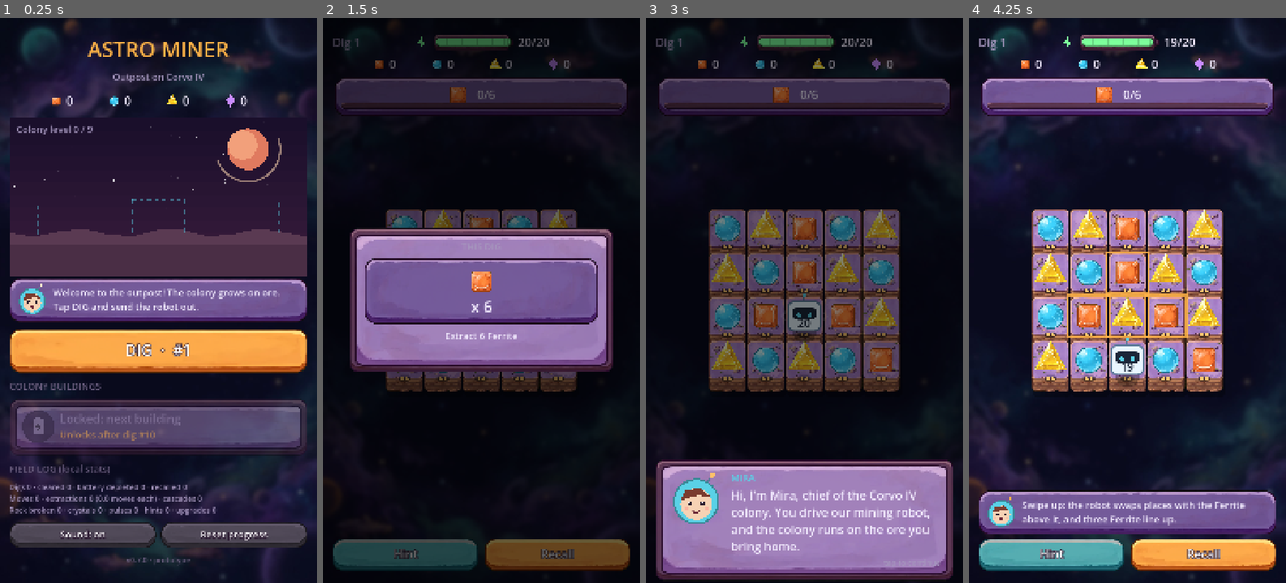
Above: before the commit, frames 1-4 (left to right).
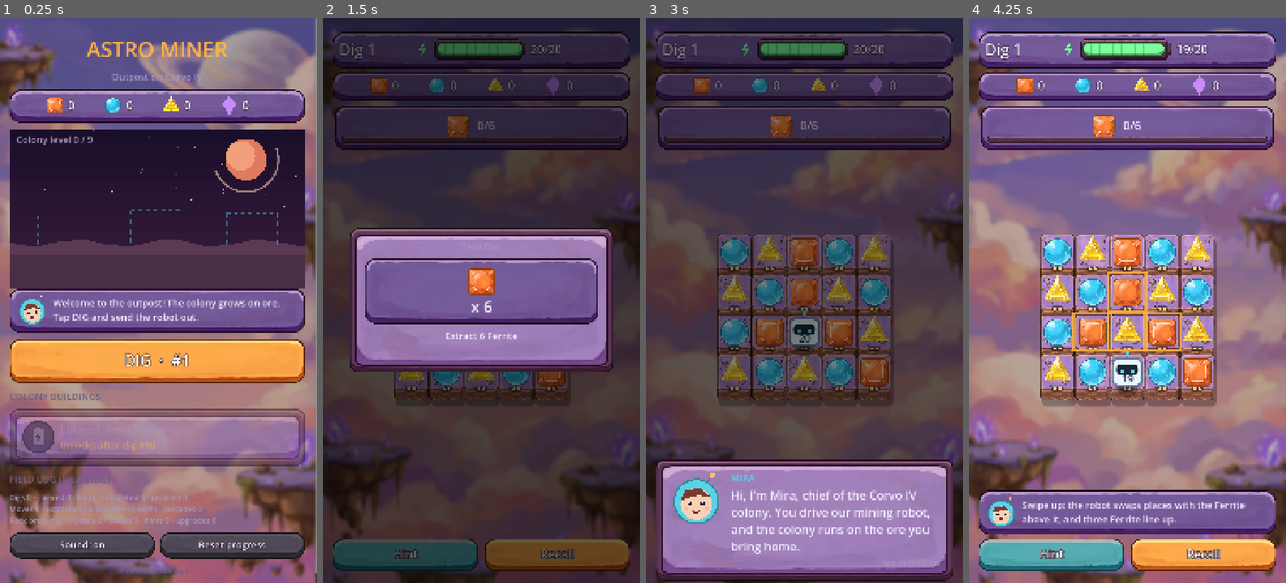
Above: after the commit, the same moments.

Repository: urunsiyabend/astro-miner
Game: Godot game, scene res://scenes/Main.tscn
The game is run twice, just before and just after one commit, with the same random seed, the same clock (stepped at 60 frames per second) and the same inputs.
Inputs (mouse positions are in pixels of both pictures, inside the frame that each line leads up to):
- Up to frame 1 (0.25 s): no input
- Up to frame 2 (1.5 s): click "DIG · #1" at 0.5 s; click "Hint" at 1.25 s
- Up to frame 3 (3 s): click "Recall" at 2 s; tap Enter at 2.75 s; drag from (804, 306) to (836, 176) at 2.77 s
- Up to frame 4 (4.25 s): tap Enter at 3.5 s; drag from (1064, 328) to (1111, 413) at 3.52 s

The runs differ from the first frame. In frame 1, 70% of the frame differs, in the area x 0-100%, y 0-100%; in frame 2, 64%; in frame 3, 71%; in frame 4, 83%.

Commit message:
HUD plates, equal ore sizes, consistent rocks, painted sky background
- Dig number + battery and the haul sit on painted plates; taller battery,
  bigger outlined counters, roomier goal card.
- Ores fit one outer box so every kind reads the same size.
- Rocks regenerated from the boulder row as the blockout: one camera
  angle and shape for boulder, sandstone and basalt in 3 break states.
- New pastel alien-sky background with floating islands, lightly dimmed.

Co-Authored-By: Claude Opus 5.5 <noreply@anthropic.com>
Claude-Session: https://claude.ai/code/session_012tNQeieoW2rM39cXm4MPAj

Diff:
--- a/scripts/ui/ColonyScreen.gd
+++ b/scripts/ui/ColonyScreen.gd
@@ -57,14 +57,16 @@
 	col.add_child(Ui.label("ASTRO MINER", Pal.FS_HUGE, Pal.WARN, HORIZONTAL_ALIGNMENT_CENTER))
 	col.add_child(Ui.label("Outpost on Corvo IV", Pal.FS_SMALL, Pal.DIM, HORIZONTAL_ALIGNMENT_CENTER))
 
+	var bank_plate := Ui.panel(Pal.PANEL, 28, "plate")
+	col.add_child(bank_plate)
 	var chips := HBoxContainer.new()
 	chips.alignment = BoxContainer.ALIGNMENT_CENTER
 	chips.add_theme_constant_override("separation", 18)
+	bank_plate.add_child(chips)
 	for r in 4:
 		var c := Widgets.Chip.new(r)
 		_chips.append(c)
 		chips.add_child(c)
-	col.add_child(chips)
 
 	_view = ColonyView.new()
 	col.add_child(_view)
--- a/scripts/ui/DigScreen.gd
+++ b/scripts/ui/DigScreen.gd
@@ -71,26 +71,34 @@
 	col.add_theme_constant_override("separation", 12)
 	margin.add_child(col)
 
+	# top HUD: dig number and battery on one plate, the haul on a second one
+	var top_plate := Ui.panel(Pal.PANEL, 28, "plate")
+	col.add_child(top_plate)
 	var top := HBoxContainer.new()
 	top.add_theme_constant_override("separation", 16)
-	_title = Ui.label("", Pal.FS, Pal.DIM)
-	_title.custom_minimum_size.x = 250
+	top_plate.add_child(top)
+	_title = Ui.label("", Pal.FS_BIG, Pal.TEXT)
+	_title.custom_minimum_size.x = 230
 	_title.autowrap_mode = TextServer.AUTOWRAP_OFF
+	_title.vertical_alignment = VERTICAL_ALIGNMENT_CENTER
+	Ui.outline(_title)
 	top.add_child(_title)
 	_energy = Widgets.EnergyBar.new()
+	_energy.custom_minimum_size.y = 88
 	_energy.size_flags_horizontal = Control.SIZE_EXPAND_FILL
 	top.add_child(_energy)
-	col.add_child(top)
-
+
+	var haul_plate := Ui.panel(Pal.PANEL, 28, "plate")
+	col.add_child(haul_plate)
 	var chips := HBoxContainer.new()
 	chips.alignment = BoxContainer.ALIGNMENT_CENTER
 	chips.add_theme_constant_override("separation", 18)
+	haul_plate.add_child(chips)
 	for r in 4:
 		var c := Widgets.Chip.new(r)
-		c.custom_minimum_size.y = 56
+		c.custom_minimum_size.y = 64
 		_chips.append(c)
 		chips.add_child(c)
-	col.add_child(chips)
 
 	_goals = Widgets.GoalStrip.new()
 	col.add_child(_goals)
--- a/scripts/ui/Ui.gd
+++ b/scripts/ui/Ui.gd
@@ -26,6 +26,12 @@
 	l.horizontal_alignment = align
 	l.autowrap_mode = TextServer.AUTOWRAP_WORD_SMART
 	return l
+
+
+## Dark outline for text drawn straight on painted art.
+static func outline(l: Label, px := 8) -> void:
+	l.add_theme_color_override("font_outline_color", Color("2a1830"))
+	l.add_theme_constant_override("outline_size", px)
 
 
 static func button(text: String, color := Pal.ACCENT, size := Pal.FS, min_h := 112) -> Button:
--- a/scripts/ui/Widgets.gd
+++ b/scripts/ui/Widgets.gd
@@ -33,11 +33,12 @@
 
 	func _draw() -> void:
 		var c := Vector2(38, size.y * 0.5)
-		var s := 20.0 * (1.0 + 0.35 * _pop)
+		var s := 30.0 * (1.0 + 0.35 * _pop)
 		Widgets.draw_res_icon(self, c, s, res)
 		var fs := Pal.FS
-		draw_string(_font, Vector2(72, size.y * 0.5 + fs * 0.36), str(value), HORIZONTAL_ALIGNMENT_LEFT, -1, fs,
-				Pal.TEXT.lerp(Pal.RES[res], _pop))
+		var p := Vector2(82, size.y * 0.5 + fs * 0.36)
+		draw_string_outline(_font, p, str(value), HORIZONTAL_ALIGNMENT_LEFT, -1, fs, 8, Color("2a1830"))
+		draw_string(_font, p, str(value), HORIZONTAL_ALIGNMENT_LEFT, -1, fs, Pal.TEXT.lerp(Pal.RES[res], _pop))
 
 
 ## Battery bar whose length grows with capacity, so Power Station upgrades are visible.
@@ -71,7 +72,8 @@
 	func _draw() -> void:
 		var h := size.y - 16
 		var full_w := size.x - 210
-		var w := full_w * float(capacity) / max_capacity
+		# starts at 60% of the room and grows to full with Power Station upgrades
+		var w := full_w * (0.6 + 0.4 * float(capacity - 20) / (max_capacity - 20))
 		var r := Rect2(Vector2(80, 8), Vector2(w, h))
 		var frac := clampf(float(energy) / maxf(1.0, capacity), 0.0, 1.0)
 		var col := Pal.GOOD if frac > 0.4 else (Pal.WARN if frac > 0.2 else Pal.BAD)
@@ -100,7 +102,9 @@
 			draw_line(Vector2(x, inner.position.y + 4), Vector2(x, inner.end.y - 4), Color(0, 0, 0, 0.18), 2.0)
 		Widgets.draw_bolt(self, Vector2(38, size.y * 0.5), 24, col)
 		var txt := "%d/%d" % [energy, capacity]
-		draw_string(_font, Vector2(r.end.x + 16, size.y * 0.5 + Pal.FS * 0.36), txt, HORIZONTAL_ALIGNMENT_LEFT, -1, Pal.FS, Pal.TEXT)
+		var tp := Vector2(r.end.x + 16, size.y * 0.5 + Pal.FS * 0.36)
+		draw_string_outline(_font, tp, txt, HORIZONTAL_ALIGNMENT_LEFT, -1, Pal.FS, 8, Color("2a1830"))
+		draw_string(_font, tp, txt, HORIZONTAL_ALIGNMENT_LEFT, -1, Pal.FS, Pal.TEXT)
 
 
 ## One objective with a progress bar.
@@ -149,7 +153,7 @@
 
 	func _init(large := false) -> void:
 		big = large
-		custom_minimum_size = Vector2(0, 230 if large else 140)
+		custom_minimum_size = Vector2(0, 230 if large else 160)
 		mouse_filter = Control.MOUSE_FILTER_IGNORE
 		_font = ThemeDB.fallback_font
 
Binary file changed: assets/bg/space.jpg
Binary file changed: assets/ore/bronze.png
Binary file changed: assets/ore/cryo.png
Binary file changed: assets/ore/ferrite.png
Binary file changed: assets/ore/lumen.png
Binary file changed: assets/ore/obsidian.png
Binary file changed: assets/ore/pearl.png
Binary file changed: assets/ore/ruby.png
Binary file changed: assets/ore/sapphire.png
Binary file changed: assets/ore/star.png
Binary file changed: assets/rocks/basalt_0.png
Binary file changed: assets/rocks/basalt_1.png
(and 11 more such lines)
